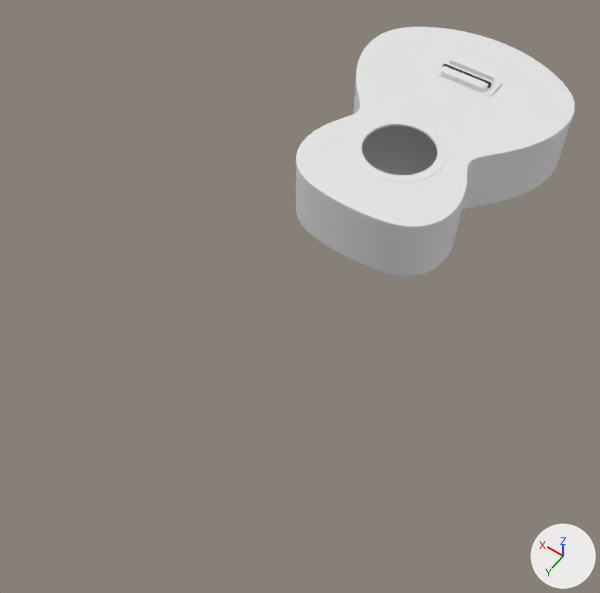
A saved change to the Blender file Guitar.blend.
Before and after are seen from a camera (50 mm lens) standing at (-9.3, 20.2, 19.4) and looking at (0.0, 7.3, -0.9). The lights are fixed; the arrows at lower right show +X, +Y and +Z.

In view in the first picture: 'Body', 'Cube'.
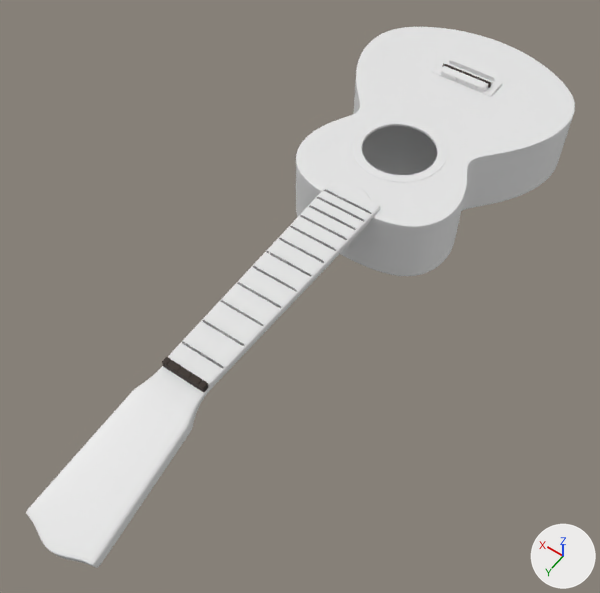
The newer file is also turned or shifted as a whole; pictures and numbers use the older file's frame.

Where the change shows, as pixel boxes (x1, y1, x2, y2) in the pictures (600 x 593 px):
'Nef', added: after (26, 182, 380, 568)
    faces in mat_wood (its picture is missing): (26, 221, 370, 568)
    faces in mat_bridg (its picture is missing): (168, 182, 380, 387)
'Plane', added: after (182, 189, 372, 368)
'ProgGrif', added: after (162, 357, 208, 392)

The change, as a list of edits to the scene's bpy script:
```text
Add mat_freds:
    mat_freds = bpy.data.materials.new('Freds')
    mat_freds.use_nodes = True; mat_freds.node_tree.nodes.clear()
    _N = mat_freds.node_tree.nodes; _L = mat_freds.node_tree.links
    n0 = _N.new('ShaderNodeOutputMaterial'); n0.name = 'Material Output'
    n1 = _N.new('ShaderNodeBsdfAnisotropic'); n1.name = 'Glossy BSDF'
    n1.distribution = 'GGX'
    n1.inputs[0].default_value = (0.279, 0.279, 0.279, 1.0)  # 'Color', grey #909090
    n1.inputs[1].default_value = 0.316  # 'Roughness'
    _L.new(n1.outputs[0], n0.inputs[0])  # 'BSDF' to 'Surface'
Add me_plane_001:
    me_plane_001.from_pydata(...)  # 474 vertices, 466 faces; spans x -1.17..1.17, y -3.05..1.49, z -0.85..12.85
    me_plane_001.polygons.foreach_set('use_smooth', [True] * 466)
    # faces by material slot: [304, 162]
    me_plane_001.materials.append(mat_wood)  # its picture is missing
    me_plane_001.materials.append(mat_bridg)  # its picture is missing
Add me_cube_002:
    me_cube_002.from_pydata(...)  # 254 vertices, 252 faces; spans x -1.0..1.0, y -1.01..1.0, z -1.06..1.44
    me_cube_002.polygons.foreach_set('use_smooth', [True] * 252)
    me_cube_002.materials.append(mat_saddel)
Add me_plane_002:
    me_plane_002.from_pydata(...)  # 192 vertices, 168 faces; spans x -0.8..0.8, y -6.85..4.54, z 0.0..0.1
    me_plane_002.polygons.foreach_set('use_smooth', [True] * 168)
    me_plane_002.materials.append(mat_freds)
Add ob_nef:
    ob_nef = bpy.data.objects.new('Nef', me_plane_001)
    ob_nef.location = (0.0, 4.75, 0.94)
    ob_nef.rotation_euler = (1.571, 0.0, 3.142)  # degrees (90, 0, 180)
    ob_nef.scale = (1.0, 0.6, 1.0)
    _m = ob_nef.modifiers.new('Subsurf', 'SUBSURF')
    _m.levels = 2
Add ob_proggrif:
    ob_proggrif = bpy.data.objects.new('ProgGrif', me_cube_002)
    ob_proggrif.location = (0.0, 12.35, 1.04)
    ob_proggrif.rotation_euler = (0.0, 0.0, 3.142)  # degrees (0, 0, 180)
    ob_proggrif.scale = (0.7, 0.0985, 0.0985)
    _m = ob_proggrif.modifiers.new('Subsurf', 'SUBSURF')
    _m.levels = 2
Add ob_plane:
    ob_plane = bpy.data.objects.new('Plane', me_plane_002)
    ob_plane.location = (0.0, 7.45, 1.05)
    ob_plane.rotation_euler = (0.0, 0.0, 3.142)  # degrees (0, 0, 180)
    ob_plane.scale = (1.14, 0.615, 1.0)
    _m = ob_plane.modifiers.new('Subsurf', 'SUBSURF')
    _m.levels = 2
```
